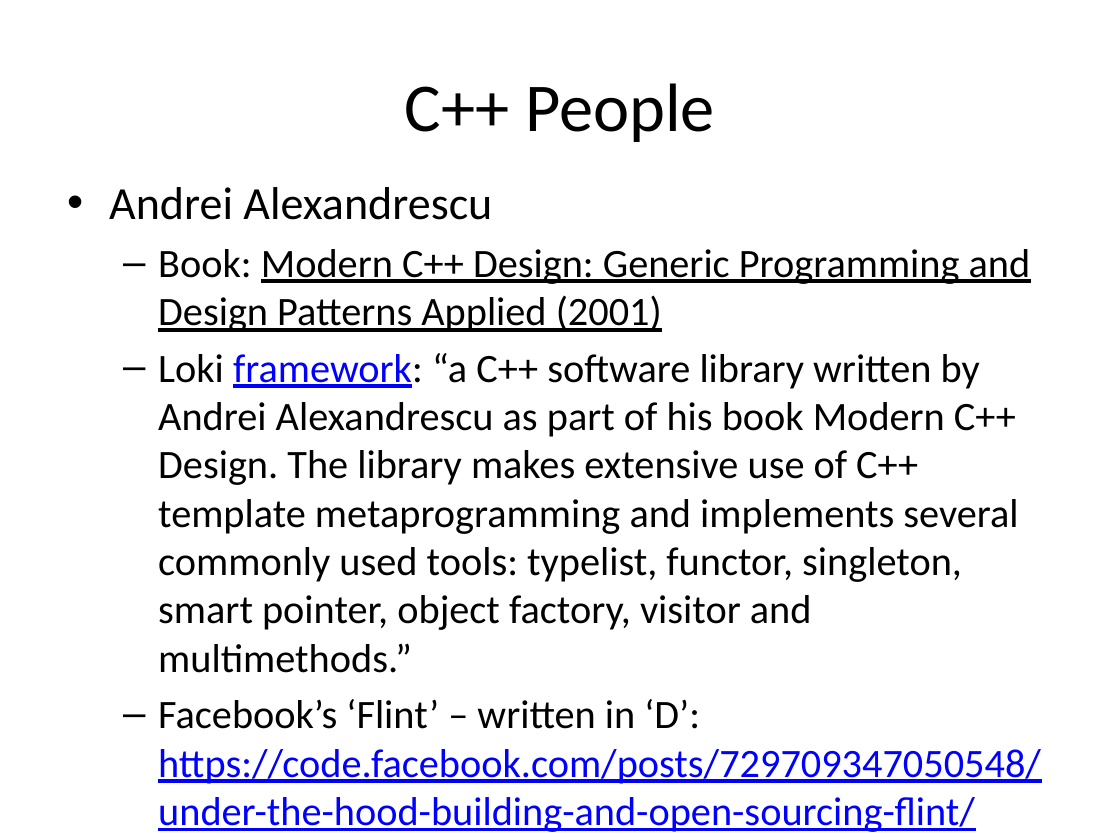
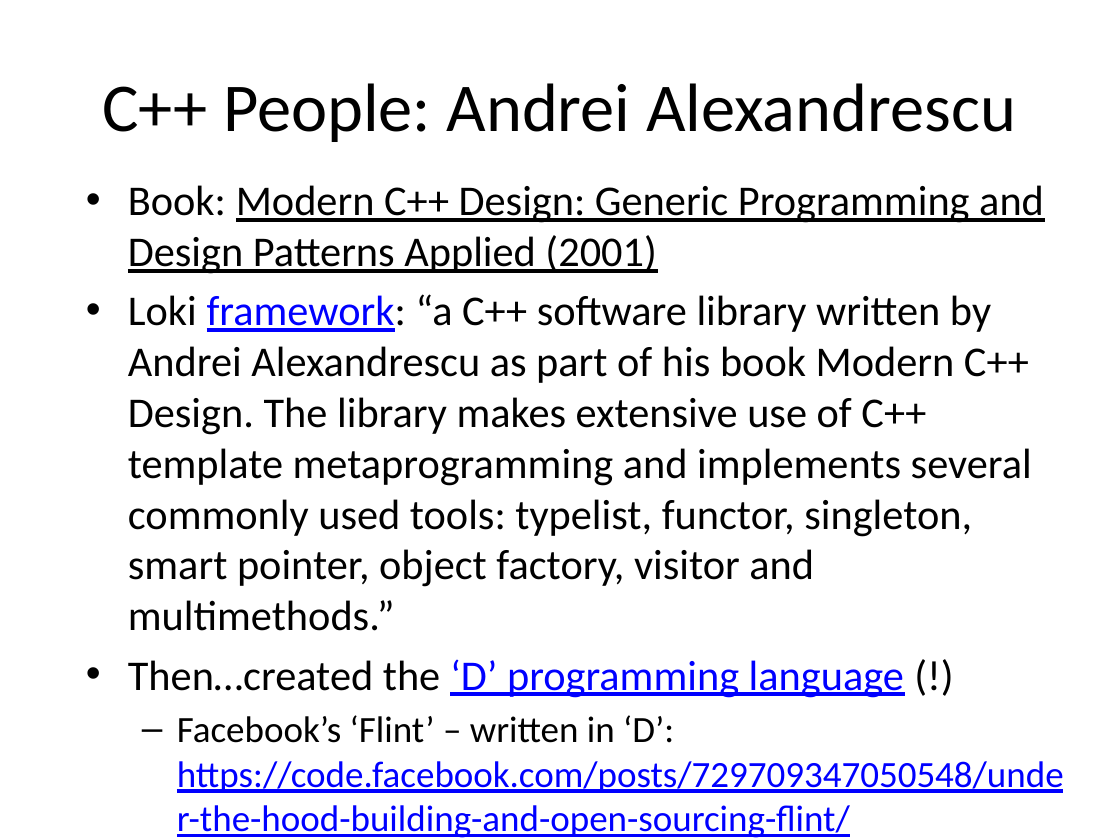
Before and after one commit to fellmad/FunWithCpp11, a slide deck: slide 16 of doc/Fun_with_C++11.pptx. Drawn at 1120x840 pixels with LibreOffice and Linux fonts; fonts in the diff are those of the drawing. Boxes give left, top, right and bottom in pixels: in the first picture for what was removed or moved away, otherwise in the second. Text is boxed around its words. In the diff, an @@ line names an element or a change of style, - is before the commit and + after.

```diff
--- a/doc/Fun_with_C++11.pptx
+++ b/doc/Fun_with_C++11.pptx
@@ title at box(103, 83, 1016, 142): text changed @@
-C++ People
+C++ People: Andrei Alexandrescu
@@ text "Book: Modern C++ Design: Generic ...": place and size @@
-text "Book: Modern C++ Design: Generic ..." at box(109, 187, 1041, 832)
+text "Book: Modern C++ Design: Generic ..." at box(128, 185, 1064, 838)
@@ text at box(109, 187, 492, 220): paragraph removed @@
-• Andrei Alexandrescu
@@ text at box(128, 185, 1064, 838): size 25.9 to 27.2 pt in "Book: Modern C++ Design: Generic Programming and ...", "Loki framework: “a C++ software library written ..."; size 25.9 to 23.8 pt in "Facebook’s ‘Flint’ – written in ‘D’: https://code.facebook.c ..."; bullet – to •; list level 2 to 1 in "Book: Modern C++ Design: Generic ..."; list level 2 to 1 in "Loki framework: “a C++ software ..." @@
@@ text at box(128, 659, 904, 698): paragraph added @@
+• Then…created the ‘D’ programming language (!)
```
Also in this commit, not shown: 9 other slides changed, 1 other file.
